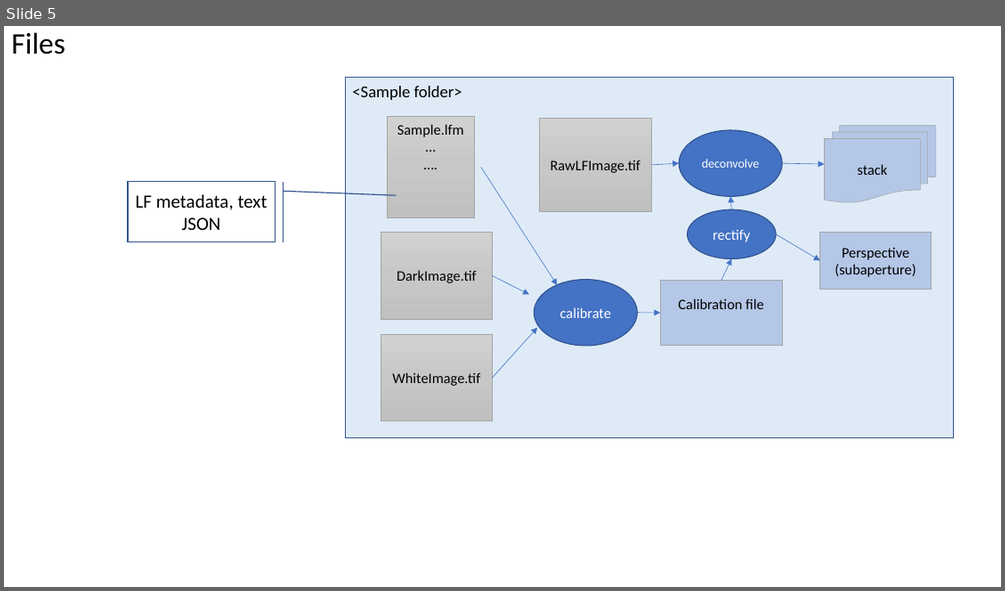
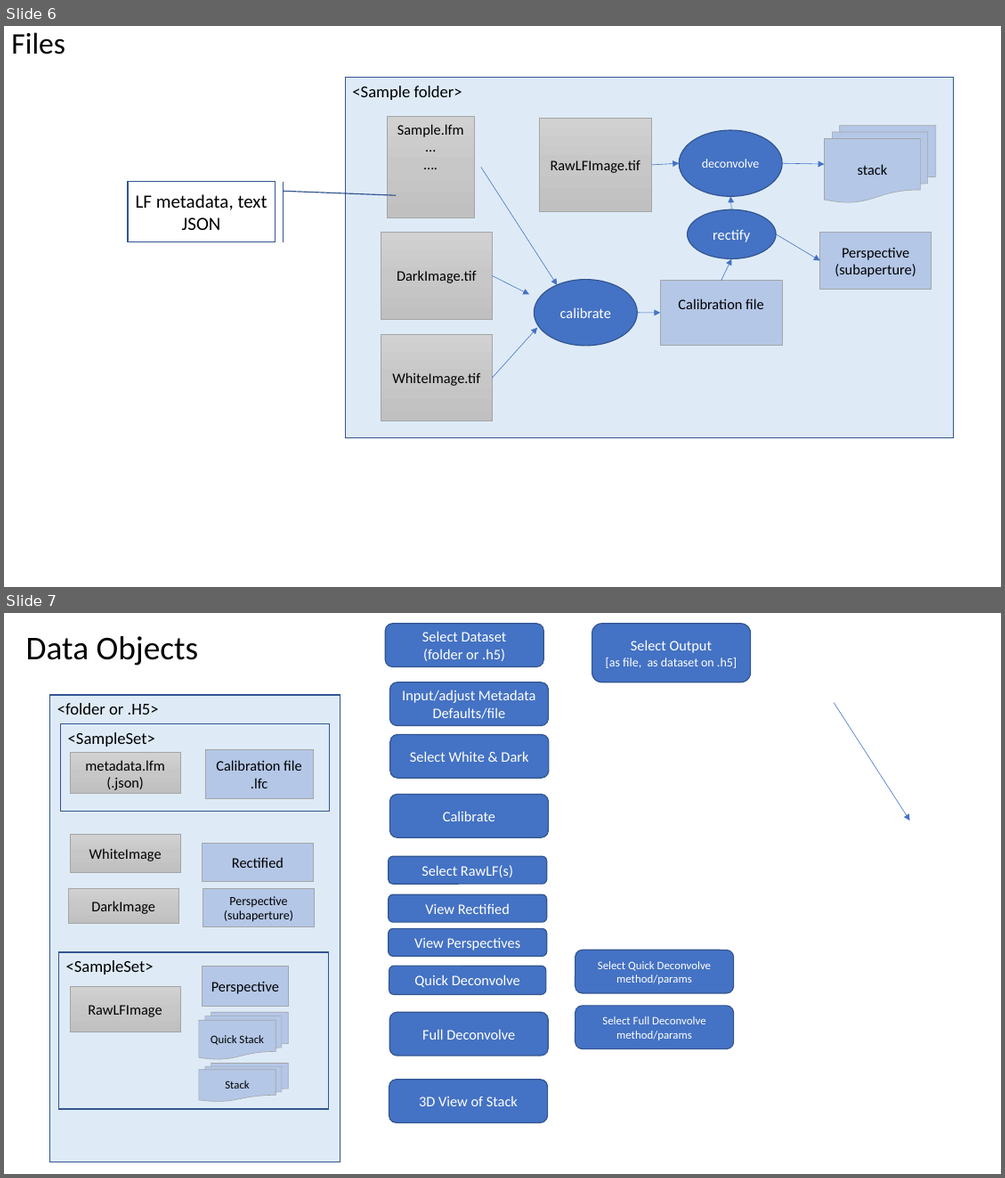
Before and after one commit to PolarizedLightFieldMicroscopy/Documents, a slide deck: LFI plugin/LFM Toolbox.pptx. Shown one above the other, each under a label of ours: slide 5 before the commit, slides 6 and 7 after it. The pictures are 1005x591 and 1005x1178 pixels, drawn with LibreOffice and Linux fonts; fonts in the diff are those of the drawing. Boxes give left, top, right and bottom in pixels: in the first picture for what was removed or moved away, otherwise in the second. Text is boxed around its words. In the diff, an @@ line names an element or a change of style, - is before the commit and + after.

```diff
--- a/LFI plugin/LFM Toolbox.pptx
+++ b/LFI plugin/LFM Toolbox.pptx
@@ slide 7 added at (4,613,1001,1174), background #FFFFFF @@
@@ title added at (26,636,199,666), 32 pt, text #000000 @@
+Data Objects
@@ rounded rectangle added at (386,624,544,666), fill #4472C4, outline #325491 1 pt, 14 pt, text #FFFFFF @@
+Select Dataset
+(folder or .h5)
@@ rounded rectangle added at (591,624,751,682), fill #4472C4, outline #325491 1 pt, 12 pt, text #FFFFFF @@
+Select Output
+[as file, as dataset on .h5]
@@ rounded rectangle added at (390,682,549,726), fill #4472C4, outline #325491 1 pt, 14 pt, text #FFFFFF @@
+Input/adjust Metadata
+Defaults/file
@@ rectangle added at (49,695,340,1163), fill #DEEBF7, outline #325491 1 pt, 16 pt, text #000000 @@
+<folder or .H5>
@@ arrow added from (834, 703) to (909, 821), #4472C4 0.5 pt @@
@@ rectangle added at (61,723,330,811), outline #325491 1 pt, 16 pt, text #000000 @@
+<SampleSet>
@@ rounded rectangle added at (390,734,549,778), fill #4472C4, outline #325491 1 pt, 14 pt, text #FFFFFF @@
+Select White & Dark
@@ rectangle added at (70,752,180,793), fill gradient #D2D2D2 to #C8C8C8 to #C0C0C0, outline #A5A5A5 0.5 pt, 14 pt, text #000000 @@
+metadata.lfm
+(.json)
@@ rectangle added at (205,750,314,798), fill #B4C7E7, outline #A5A5A5 0.5 pt, 14 pt, text #000000 @@
+Calibration file
+.lfc
@@ rounded rectangle added at (390,794,549,837), fill #4472C4, outline #325491 1 pt, 14 pt, text #FFFFFF @@
+Calibrate
@@ rectangle added at (70,835,180,873), fill gradient #D2D2D2 to #C8C8C8 to #C0C0C0, outline #A5A5A5 0.5 pt, 14 pt, text #000000 @@
+WhiteImage
@@ rectangle added at (202,844,314,882), fill #B4C7E7, outline #A5A5A5 0.5 pt, 14 pt, text #000000 @@
+Rectified
@@ rounded rectangle added at (388,856,547,884), fill #4472C4, outline #325491 1 pt, 14 pt, text #FFFFFF @@
+Select RawLF(s)
@@ rectangle added at (68,888,179,924), fill gradient #D2D2D2 to #C8C8C8 to #C0C0C0, outline #A5A5A5 0.5 pt, 14 pt, text #000000 @@
+DarkImage
@@ rectangle added at (202,889,315,927), fill #B4C7E7, outline #A5A5A5 0.5 pt, 12 pt, text #000000 @@
+Perspective
+(subaperture)
@@ rounded rectangle added at (388,894,547,922), fill #4472C4, outline #325491 1 pt, 14 pt, text #FFFFFF @@
+View Rectified
@@ rounded rectangle added at (388,929,547,957), fill #4472C4, outline #325491 1 pt, 14 pt, text #FFFFFF @@
+View Perspectives
@@ rectangle added at (58,952,329,1110), fill #DEEBF7, outline #325491 1 pt, 16 pt, text #000000 @@
+<SampleSet>
@@ rounded rectangle added at (575,949,734,993), fill #4472C4, outline #325491 1 pt, 11 pt, text #FFFFFF @@
+Select Quick Deconvolve method/params
@@ rectangle added at (70,986,180,1032), fill gradient #D2D2D2 to #C8C8C8 to #C0C0C0, outline #A5A5A5 0.5 pt, 14 pt, text #000000 @@
+RawLFImage
@@ rectangle added at (202,966,288,1005), fill #B4C7E7, outline #A5A5A5 0.5 pt, 14 pt, text #000000 @@
+Perspective
@@ rounded rectangle added at (389,966,546,995), fill #4472C4, outline #325491 1 pt, 14 pt, text #FFFFFF @@
+Quick Deconvolve
@@ flow chart multidocument added at (199,1013,289,1060), fill #B4C7E7, outline #A5A5A5 0.5 pt, 11 pt, text #000000 @@
+Quick Stack
@@ rounded rectangle added at (390,1013,549,1055), fill #4472C4, outline #325491 1 pt, 14 pt, text #FFFFFF @@
+Full Deconvolve
@@ rounded rectangle added at (575,1005,734,1049), fill #4472C4, outline #325491 1 pt, 11 pt, text #FFFFFF @@
+Select Full Deconvolve method/params
@@ flow chart multidocument added at (199,1063,289,1102), fill #B4C7E7, outline #A5A5A5 0.5 pt, 11 pt, text #000000 @@
+Stack
@@ rounded rectangle added at (389,1078,548,1122), fill #4472C4, outline #325491 1 pt, 14 pt, text #FFFFFF @@
+3D View of Stack
@@ what was slide 5 is now slide 6 @@
```
Also in this commit, not shown: 2 other slides added.
